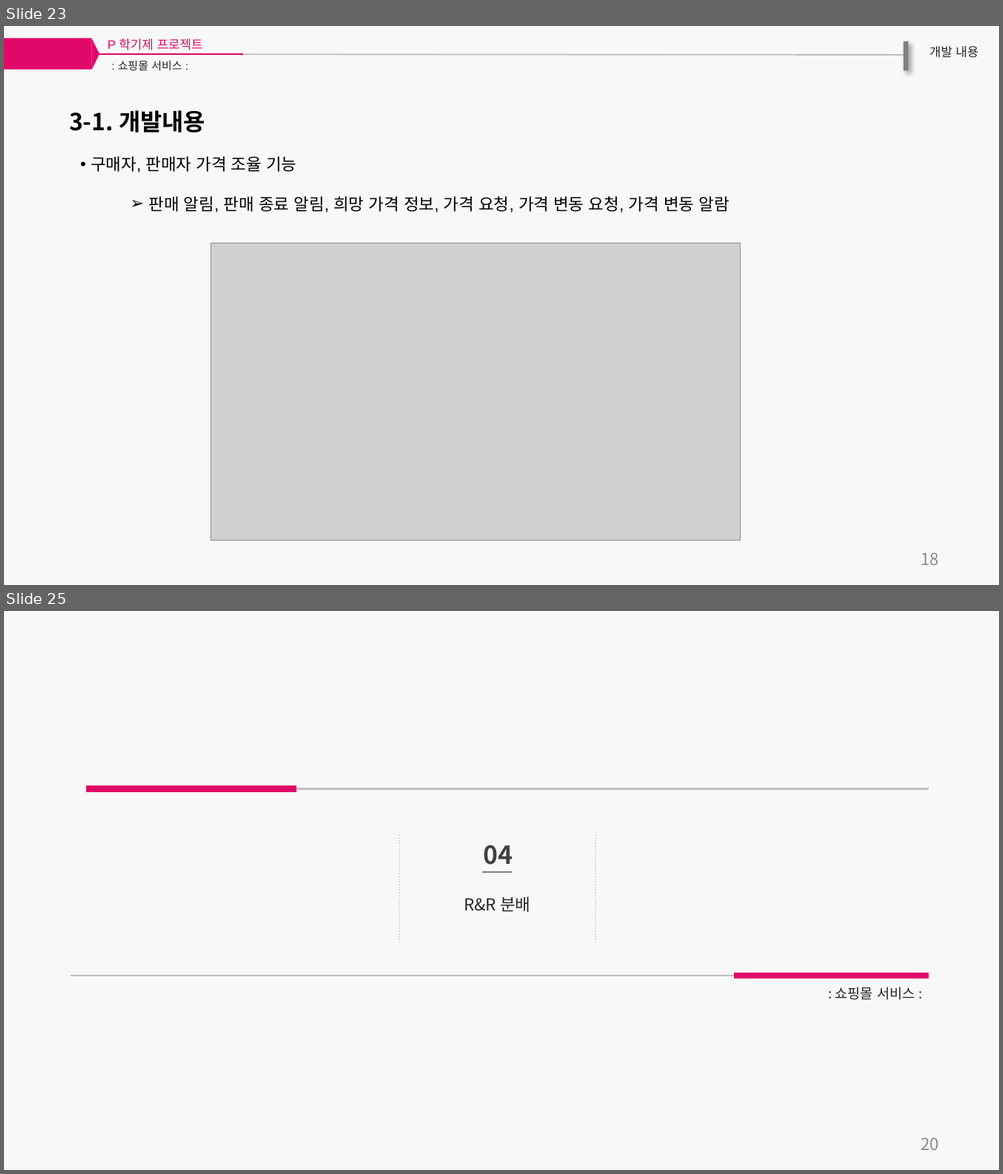
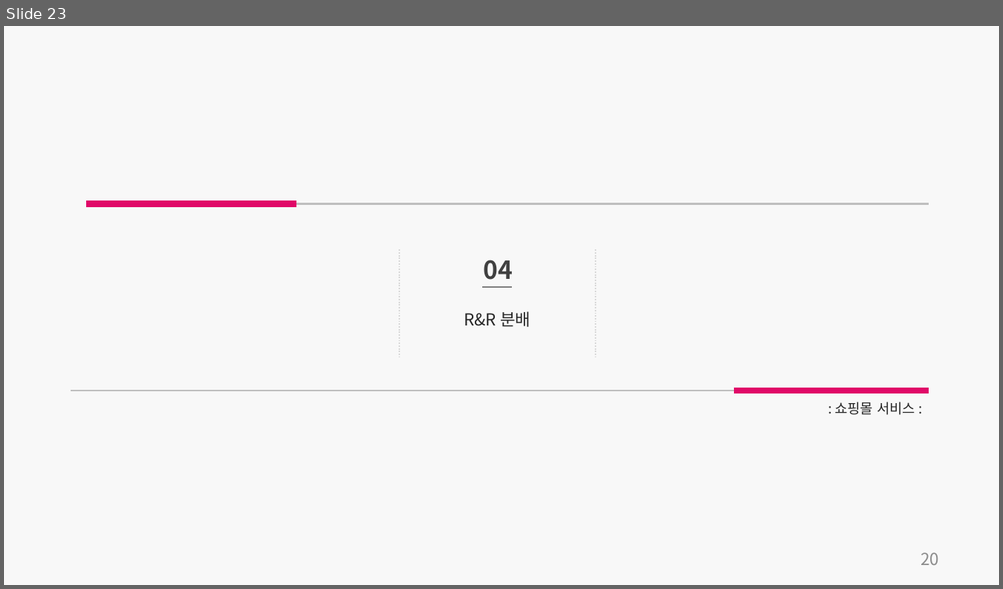
Before and after one commit to GCUpProject/P1, a slide deck: Presentation/P프로젝트-1조 제안서.pptx. Shown one above the other, each under a label of ours: slides 23 and 25 before the commit, slide 23 after it; the slides between them are not shown. The pictures are 1003x1174 and 1003x589 pixels, drawn with LibreOffice and Linux fonts; fonts in the diff are those of the drawing; grey boxes stand for pictures. Boxes give left, top, right and bottom in pixels: in the first picture for what was removed or moved away, otherwise in the second. Text is boxed around its words. In the diff, an @@ line names an element or a change of style, - is before the commit and + after.

Commit message:
제안서 업데이트
필요한 내용은 채워 넣은 상태입니다.
디자인적 수정, 발표 PPT 제작 후 일부 내용 수정, 일정 부분 작성이 필요합니다.

```diff
--- a/Presentation/P프로젝트-1조 제안서.pptx
+++ b/Presentation/P프로젝트-1조 제안서.pptx
@@ slide 23 removed at [4,26,999,585], background #F2F2F2 at 47% opacity @@
@@ rectangle removed at [4,38,91,69] @@
@@ text removed at [9,38,94,67] @@
-03
@@ triangle removed at [91,38,99,70] @@
@@ text removed at [108,39,203,50] @@
-P 학기제 프로젝트
@@ rectangle removed at [903,41,908,70] @@
@@ text removed at [929,46,979,58] @@
-개발 내용
@@ line removed from (39, 54) to (904, 55) @@
@@ line removed from (96, 54) to (243, 54) @@
@@ text removed at [118,60,182,70] @@
-: 쇼핑몰 서비스 :
@@ text removed at [69,110,205,133] @@
-3-1. 개발내용
@@ text removed at [91,156,728,212] @@
-• 구매자, 판매자 가격 조율 기능
-  ➢ 판매 알림, 판매 종료 알림, 희망 가격 정보, 가격 요청, 가격 변동 요청, 가격 변동 알람
@@ picture removed at [211,243,740,540] @@
@@ text removed at [920,553,939,565] @@
-18
@@ what was slide 25 is now slide 23 @@
```
Also in this commit, not shown: 15 slides changed, 5 slides added, 6 other slides removed.
